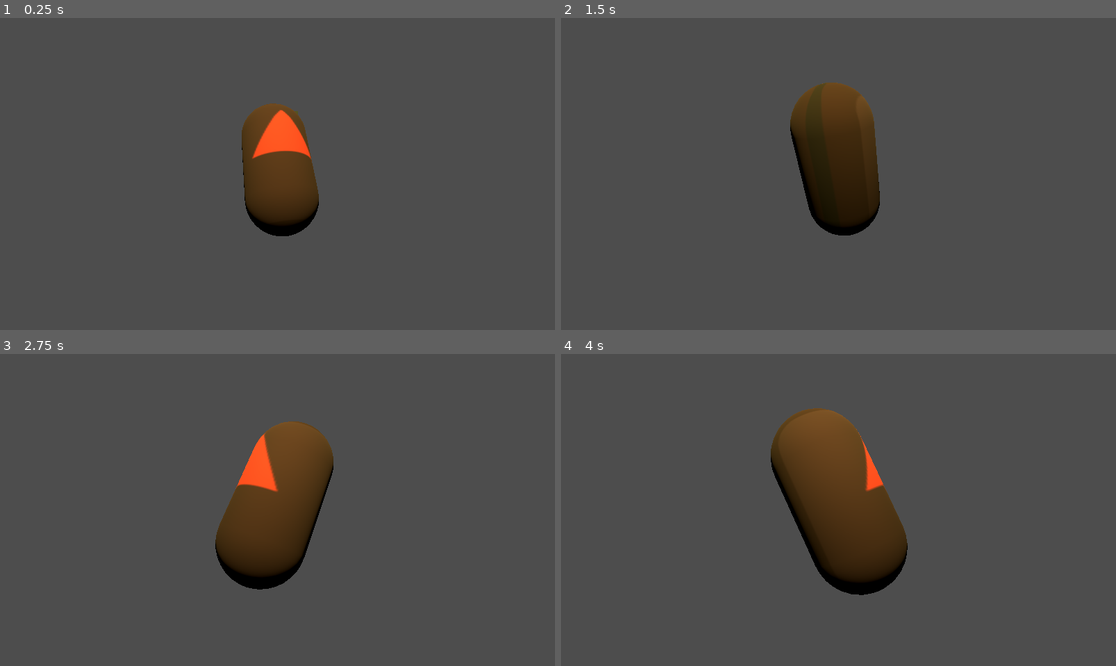
Above: before the commit, frames 1-4 (two rows, left to right).
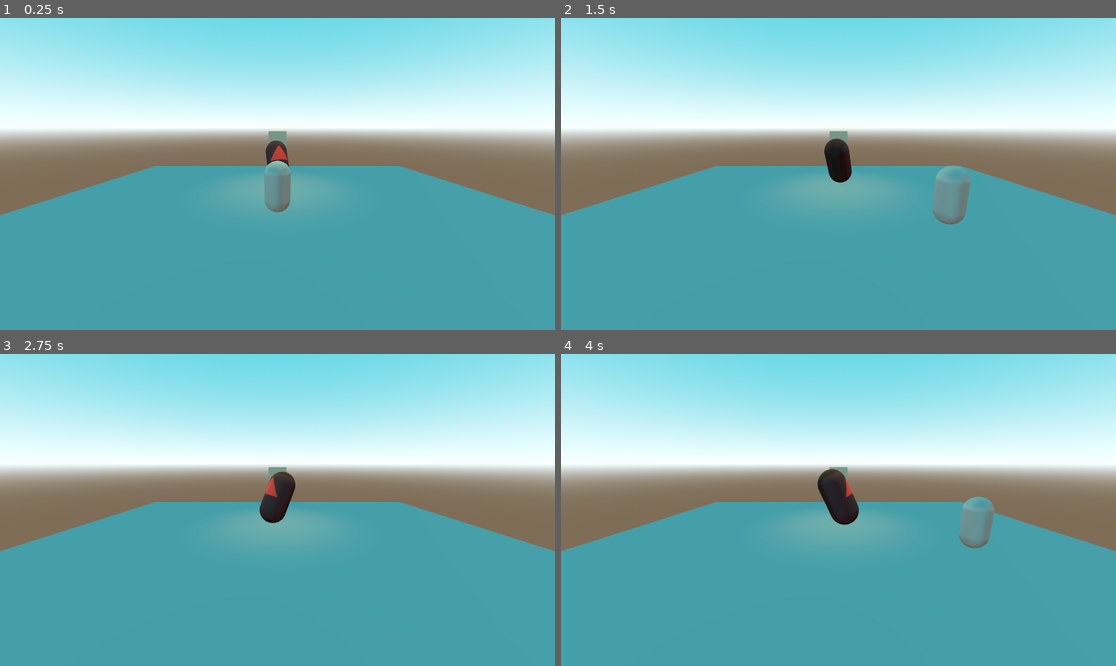
Above: after the commit, the same moments.

Repository: Dyh34/gamedemo
Game: Godot game, scene res://levals/leval.tscn
Two runs of this game, one before a commit and one after it. Both use one fixed random seed, a clock stepped at 60 frames per second and the inputs below. The engine's default icon, where the game draws it, is replaced by a stand-in: a white triangle on a blue panel in a dark square.
Inputs:
- Up to frame 1 (0.25 s): no input
- Up to frame 2 (1.5 s): tap Enter (ui_accept) at 0.5, 0.6, 0.77, 1.07, 1.35 s; hold Right (ui_right) 0.53-1.28 s; hold Down (ui_down) from 1.28 s (still down)
- Up to frame 3 (2.75 s): tap Enter (ui_accept) at 1.52, 1.82, 2.1 s; release Down (ui_down) at 2.03 s; hold Right (ui_right) from 2.03 s (still down)
- Up to frame 4 (4 s): release Right (ui_right) at 2.78 s; hold Up (ui_up) 2.78-3.53 s; tap Enter (ui_accept) at 2.85, 3.02, 3.32, 3.6, 3.77 s; hold Left (ui_left) from 3.53 s (still down)

The runs differ from the first frame. In frame 1, 100% of the frame differs, in the area x 0-100%, y 0-100%; in frame 2, 100%; in frame 3, 100%; in frame 4, 100%.

Commit message:
更新关卡和玩家设置，增加新资源和环境配置

Diff:
--- a/levals/leval.tscn
+++ b/levals/leval.tscn
@@ -1,7 +1,9 @@
-[gd_scene load_steps=6 format=3 uid="uid://rhahna212w6j"]
+[gd_scene load_steps=13 format=3 uid="uid://rhahna212w6j"]
 
 [ext_resource type="Texture2D" uid="uid://bjbm8b350pvm7" path="res://icon.svg" id="1_yqhak"]
 [ext_resource type="Script" uid="uid://bnuhyxwd42chj" path="res://levals/csg_mesh_3d.gd" id="2_82w3h"]
+[ext_resource type="PackedScene" uid="uid://q1ikbgummi4v" path="res://levals/player/player.tscn" id="3_82w3h"]
+[ext_resource type="Script" uid="uid://ca72tlopm2ifv" path="res://levals/player/player.gd" id="4_ak84c"]
 
 [sub_resource type="BoxMesh" id="BoxMesh_ak84c"]
 
@@ -12,6 +14,25 @@
 albedo_texture = ExtResource("1_yqhak")
 metallic = 0.52
 metallic_specular = 0.75
+
+[sub_resource type="PlaneMesh" id="PlaneMesh_ak84c"]
+
+[sub_resource type="HeightMapShape3D" id="HeightMapShape3D_82w3h"]
+
+[sub_resource type="ProceduralSkyMaterial" id="ProceduralSkyMaterial_ak84c"]
+sky_top_color = Color(0.25098, 0.694118, 0.780392, 1)
+sky_horizon_color = Color(0.949059, 1.04691, 1.05348, 1)
+ground_bottom_color = Color(0.386619, 0.334882, 0.274891, 1)
+ground_horizon_color = Color(0.949059, 1.04691, 1.05348, 1)
+
+[sub_resource type="Sky" id="Sky_i8ctr"]
+sky_material = SubResource("ProceduralSkyMaterial_ak84c")
+
+[sub_resource type="Environment" id="Environment_j7cjn"]
+background_mode = 2
+sky = SubResource("Sky_i8ctr")
+tonemap_mode = 2
+glow_enabled = true
 
 [node name="leval" type="Node3D"]
 
@@ -26,9 +47,34 @@
 script = ExtResource("2_82w3h")
 
 [node name="Camera3D" type="Camera3D" parent="."]
-transform = Transform3D(1, 0, 0, 0, 1, 0, 0, 0, 1, 0, 1.49181, 0)
+transform = Transform3D(1, 0, 0, 0, 0.974582, 0.224033, 0, -0.224033, 0.974582, 0, 3.22158, 6.63323)
 
 [node name="OmniLight3D" type="OmniLight3D" parent="."]
-transform = Transform3D(1, 0, 0, 0, 1, 0, 0, 0, 1, 0, 3.60943, -0.552616)
+transform = Transform3D(1, 0, 0, 0, 1, 0, 0, 0, 1, 0, 9.08507, -4.05965)
 light_color = Color(1, 1, 0.462745, 1)
 light_energy = 7.949
+omni_range = 10.5161
+
+[node name="entities" type="Node3D" parent="."]
+
+[node name="player" parent="entities" instance=ExtResource("3_82w3h")]
+transform = Transform3D(1, 0, 0, 0, 1, 0, 0, 0, 1, 0, 1, -0.842771)
+script = ExtResource("4_ak84c")
+
+[node name="enviroment" type="Node3D" parent="."]
+
+[node name="StaticBody3D" type="StaticBody3D" parent="enviroment"]
+
+[node name="MeshInstance3D2" type="MeshInstance3D" parent="enviroment/StaticBody3D"]
+transform = Transform3D(10.42, 0, 0, 0, 10.42, 0, 0, 0, 10.42, 0, 0, 0)
+mesh = SubResource("PlaneMesh_ak84c")
+skeleton = NodePath("../../..")
+
+[node name="CollisionShape3D" type="CollisionShape3D" parent="enviroment/StaticBody3D"]
+transform = Transform3D(20.845, 0, 0, 0, 20.845, 0, 0, 0, 20.845, 0, 0, 0)
+shape = SubResource("HeightMapShape3D_82w3h")
+
+[node name="world" type="Node3D" parent="."]
+
+[node name="WorldEnvironment" type="WorldEnvironment" parent="world"]
+environment = SubResource("Environment_j7cjn")
--- /dev/null
+++ b/levals/player/player.gd
@@ -0,0 +1,28 @@
+extends CharacterBody3D
+
+
+const SPEED = 5.0
+const JUMP_VELOCITY = 4.5
+
+
+func _physics_process(delta: float) -> void:
+	# Add the gravity.
+	if not is_on_floor():
+		velocity += get_gravity() * delta
+
+	# Handle jump.
+	if Input.is_action_just_pressed("ui_accept") and is_on_floor():
+		velocity.y = JUMP_VELOCITY
+
+	# Get the input direction and handle the movement/deceleration.
+	# As good practice, you should replace UI actions with custom gameplay actions.
+	var input_dir := Input.get_vector("ui_left", "ui_right", "ui_up", "ui_down")
+	var direction := (transform.basis * Vector3(input_dir.x, 0, input_dir.y)).normalized()
+	if direction:
+		velocity.x = direction.x * SPEED
+		velocity.z = direction.z * SPEED
+	else:
+		velocity.x = move_toward(velocity.x, 0, SPEED)
+		velocity.z = move_toward(velocity.z, 0, SPEED)
+
+	move_and_slide()
--- /dev/null
+++ b/levals/player/player.tscn
@@ -0,0 +1,14 @@
+[gd_scene load_steps=3 format=3 uid="uid://q1ikbgummi4v"]
+
+[sub_resource type="CapsuleMesh" id="CapsuleMesh_3bl14"]
+
+[sub_resource type="CapsuleShape3D" id="CapsuleShape3D_bqvlk"]
+
+[node name="player" type="CharacterBody3D"]
+transform = Transform3D(1, 0, 0, 0, 1, 0, 0, 0, 1, 0, 1, 0)
+
+[node name="MeshInstance3D" type="MeshInstance3D" parent="."]
+mesh = SubResource("CapsuleMesh_3bl14")
+
+[node name="CollisionShape3D" type="CollisionShape3D" parent="."]
+shape = SubResource("CapsuleShape3D_bqvlk")
--- a/project.godot
+++ b/project.godot
@@ -14,3 +14,7 @@
 run/main_scene="uid://rhahna212w6j"
 config/features=PackedStringArray("4.4", "Forward Plus")
 config/icon="res://icon.svg"
+
+[rendering]
+
+anti_aliasing/quality/msaa_3d=2
Not shown, added: levals/player/player.gd.uid
